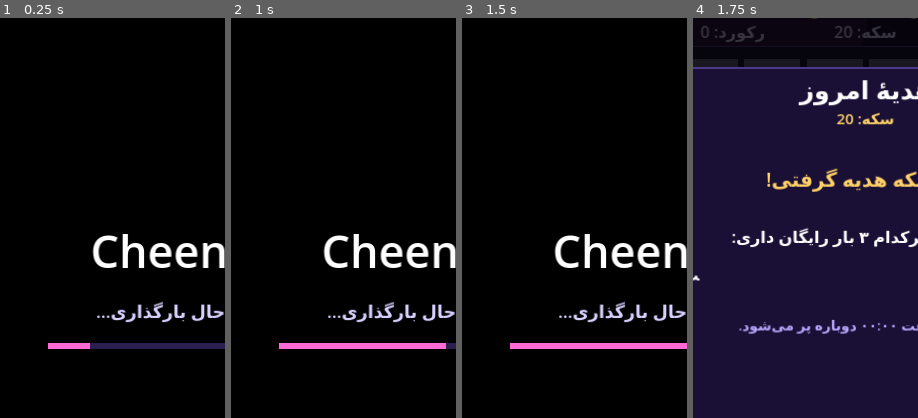
Above: before the commit, frames 1-4 (left to right).
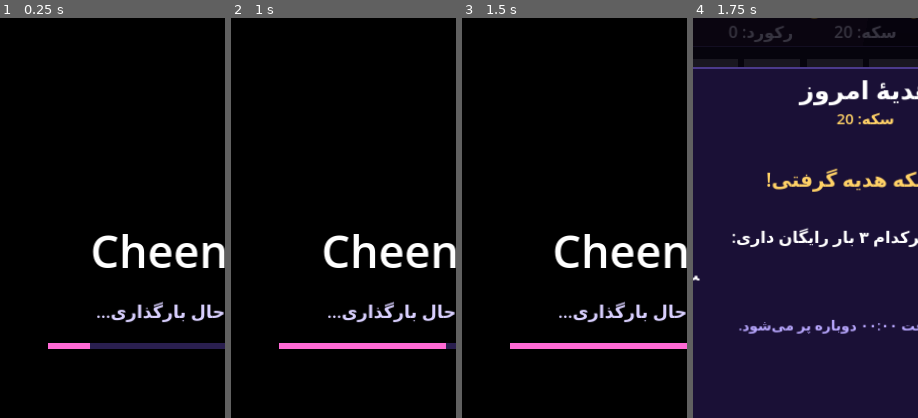
Above: after the commit, the same moments.

Repository: mitvquadiry-cpu/Cheeno
Game: Godot game, scene res://scenes/main.tscn
Two runs of this game, one before a commit and one after it. Both use one fixed random seed, a clock stepped at 60 frames per second and the inputs below.
Inputs (mouse positions are % of the whole screen's width and height, from its top left):
- Up to frame 1 (0.25 s): no input
- Up to frame 2 (1 s): tap Enter at 0.5 s; move the mouse to (72, 45) at 0.52 s; click (72, 45) at 0.67 s
- Up to frame 3 (1.5 s): tap Space at 1.25 s; drag from (30, 55) to (45, 70) at 1.27 s
- Up to frame 4 (1.75 s): no input
The pictures show only the part of the screen within x 12-62%, y 16-66%; the shares and areas given below are measured in that part.

Frames 1-3 are identical in both runs. In frame 4, 0.4% of the frame differs, in the area x 3-44%, y 2-6%.

Commit message:
Add files via upload

Diff:
--- a/game/scripts/api.gd
+++ b/game/scripts/api.gd
@@ -196,3 +196,7 @@
 
 func admin_grant(target: String, amount: int, note: String) -> Dictionary:
 	return await _request("admin/grant", HTTPClient.METHOD_POST, {"target": target, "amount": amount, "note": note})
+
+
+func upload_photo(jpg: PackedByteArray) -> Dictionary:
+	return await _request("photo", HTTPClient.METHOD_POST, {"image": Marshalls.raw_to_base64(jpg)})
--- /dev/null
+++ b/game/scripts/call_audio.gd
@@ -0,0 +1,128 @@
+extends Node
+# انتقال صدا با WebRTC DataChannel (بدون ترک صوتی؛ PCM16 در 16kHz)
+const RATE := 16000
+const CHUNK := 640
+var pc: WebRTCPeerConnection
+var ch: WebRTCDataChannel
+var call_id := 0
+var is_caller := false
+var running := false
+var connected := false
+var cap: AudioEffectCapture
+var mic: AudioStreamPlayer
+var out: AudioStreamPlayer
+var gen: AudioStreamGeneratorPlayback
+var sendbuf := PackedFloat32Array()
+var phase := 0.0
+signal failed
+
+
+func start(id: int, caller: bool) -> bool:
+	call_id = id
+	is_caller = caller
+	if OS.get_name() == "Android":
+		OS.request_permissions()
+	pc = WebRTCPeerConnection.new()
+	var cfg := {"iceServers": [{"urls": ["stun:stun.l.google.com:19302", "stun:stun1.l.google.com:19302"]}]}
+	if pc.initialize(cfg) != OK:
+		return false
+	ch = pc.create_data_channel("a", {"negotiated": true, "id": 1, "ordered": false, "maxRetransmits": 0})
+	if ch == null:
+		return false
+	pc.session_description_created.connect(func(t: String, sdp: String):
+		pc.set_local_description(t, sdp)
+		_send({"k": "sd", "t": t, "s": sdp}))
+	pc.ice_candidate_created.connect(func(m: String, i: int, n: String):
+		_send({"k": "ic", "m": m, "i": i, "n": n}))
+	_setup_audio()
+	running = true
+	if caller:
+		pc.create_offer()
+	_sig_loop()
+	return true
+
+
+func _setup_audio() -> void:
+	var bi := AudioServer.get_bus_index("CallMic")
+	if bi < 0:
+		AudioServer.add_bus()
+		bi = AudioServer.bus_count - 1
+		AudioServer.set_bus_name(bi, "CallMic")
+		AudioServer.set_bus_mute(bi, true)
+		cap = AudioEffectCapture.new()
+		AudioServer.add_bus_effect(bi, cap)
+	else:
+		cap = AudioServer.get_bus_effect(bi, 0)
+	mic = AudioStreamPlayer.new()
+	mic.stream = AudioStreamMicrophone.new()
+	mic.bus = "CallMic"
+	add_child(mic)
+	mic.play()
+	out = AudioStreamPlayer.new()
+	var g := AudioStreamGenerator.new()
+	g.mix_rate = RATE
+	g.buffer_length = 0.4
+	out.stream = g
+	add_child(out)
+	out.play()
+	gen = out.get_stream_playback()
+
+
+func _send(d: Dictionary) -> void:
+	Api.soc_call("sig_send", {"id": call_id, "data": JSON.stringify(d)})
+
+
+func _sig_loop() -> void:
+	while running and is_inside_tree():
+		var r: Dictionary = await Api.soc_call("sig_get", {"id": call_id})
+		if r.ok:
+			for it in r.data.get("items", []):
+				var d = JSON.parse_string(str(it))
+				if d is Dictionary:
+					if d.k == "sd":
+						pc.set_remote_description(d.t, d.s)
+					elif d.k == "ic":
+						pc.add_ice_candidate(d.m, int(d.i), d.n)
+		await get_tree().create_timer(0.7 if not connected else 3.0).timeout
+
+
+func _process(_dt: float) -> void:
+	if not running or pc == null:
+		return
+	pc.poll()
+	if ch.get_ready_state() != WebRTCDataChannel.STATE_OPEN:
+		return
+	connected = true
+	# ارسال
+	var step := float(AudioServer.get_mix_rate()) / RATE
+	var frames := cap.get_buffer(cap.get_frames_available())
+	for f in frames:
+		phase += 1.0
+		if phase >= step:
+			phase -= step
+			sendbuf.append((f.x + f.y) * 0.5)
+	while sendbuf.size() >= CHUNK:
+		var pcm := PackedByteArray()
+		pcm.resize(CHUNK * 2)
+		for i in CHUNK:
+			pcm.encode_s16(i * 2, int(clampf(sendbuf[i] * 1.5, -1.0, 1.0) * 32767.0))
+		sendbuf = sendbuf.slice(CHUNK)
+		ch.put_packet(pcm)
+	# دریافت
+	while ch.get_available_packet_count() > 0:
+		var pk := ch.get_packet()
+		var n := pk.size() / 2
+		if gen.get_frames_available() < n:
+			continue
+		for i in n:
+			var v := float(pk.decode_s16(i * 2)) / 32768.0
+			gen.push_frame(Vector2(v, v))
+
+
+func stop() -> void:
+	running = false
+	if ch:
+		ch.close()
+	if pc:
+		pc.close()
+	queue_free()
--- a/game/scripts/chat_screen.gd
+++ b/game/scripts/chat_screen.gd
@@ -677,6 +677,7 @@
 		_set_status(_err(r2, "تماس برقرار نشد."))
 		return
 	call_id = int(r2.data.get("id", 0))
+	_audio_start(true)
 	_call_ui("در حال زنگ زدن به " + nm + "...", false)
 	_call_loop(true)
 
@@ -690,6 +691,7 @@
 		ac.pressed.connect(func():
 			var r: Dictionary = await Api.soc_call("accept", {"id": call_id})
 			if r.ok:
+				_audio_start(false)
 				_call_ui("تماس برقرار است", false)
 				_call_loop(false)
 			else:
@@ -701,13 +703,11 @@
 	_sbtn(en, Color("#a83255"))
 	en.pressed.connect(func():
 		call_active = false
+		_audio_stop()
 		await Api.soc_call("end", {"id": call_id})
 		_close_popup()
 	)
 	v.add_child(en)
-	var note := _label("توجه: فعلاً فقط وضعیت و هزینه‌ی تماس فعال است؛ انتقال صدا در نسخه‌ی بعد.", 18)
-	note.modulate = Color("#b9a8ff")
-	v.add_child(note)
 
 
 func _call_loop(is_caller: bool) -> void:
@@ -719,6 +719,7 @@
 		var r: Dictionary = await Api.soc_call("tick" if is_caller else "poll", {"id": call_id})
 		if r.ok and r.data.get("state", "") == "ended":
 			call_active = false
+			_audio_stop()
 			_close_popup()
 			_set_status("تماس تمام شد.")
 
@@ -732,3 +733,22 @@
 		if r.ok and r.data.get("call", null) != null:
 			call_id = int(r.data.call.id)
 			_call_ui("تماس از " + str(r.data.call.from), true)
+
+
+var audio: Node
+
+
+func _audio_start(caller: bool) -> void:
+	_audio_stop()
+	audio = load("res://scripts/call_audio.gd").new()
+	add_child(audio)
+	if not audio.start(call_id, caller):
+		_set_status("مکالمه‌ی صوتی روی این دستگاه پشتیبانی نمی‌شود.")
+		audio.queue_free()
+		audio = null
+
+
+func _audio_stop() -> void:
+	if audio and is_instance_valid(audio):
+		audio.stop()
+	audio = null
--- a/game/scripts/main.gd
+++ b/game/scripts/main.gd
@@ -523,6 +523,8 @@
 					Save.avatar = i
 					if Api.token != "":
 						Api.set_profile(i)
+			if Api.token != "" and Rect2(Vector2(110, 660), Vector2(500, 64)).has_point(p):
+				_pick_photo()
 			if Api.token != "" and Rect2(Vector2(110, 750), Vector2(500, 64)).has_point(p):
 				panel = "name"
 				name_text = ""
@@ -1537,7 +1539,7 @@
 	var nm := "مهمان (لمس کن)" if Api.token == "" else account_name
 	draw_string(f, Vector2(0, 195), nm, HORIZONTAL_ALIGNMENT_CENTER, 720, 24, Color("#ffd166"))
 	var col := Color("#d9d0ff")
-	draw_string(f, Vector2(95, 232), "رکورد: %d" % maxi(Save.best_score, account_best), HORIZONTAL_ALIGNMENT_LEFT, 240, 26, col)
+	draw_string(f, Vector2(140, 232), "رکورد: %d" % maxi(Save.best_score, account_best), HORIZONTAL_ALIGNMENT_LEFT, 240, 26, col)
 	draw_string(f, Vector2(0, 232), "سکه: %d" % _coins(), HORIZONTAL_ALIGNMENT_CENTER, 720, 26, col)
 	draw_string(f, Vector2(420, 232), "امتیاز: %d" % score, HORIZONTAL_ALIGNMENT_RIGHT, 240, 26, col)
 
@@ -1684,6 +1686,9 @@
 			draw_circle(Vector2(s.position.x + s.size.x * Save.volume, s.position.y + 20), 24, Color.WHITE)
 		"profile":
 			_draw_avatar(Vector2(360, 440), 50)
+			if Api.token != "":
+				draw_rect(Rect2(Vector2(110, 660), Vector2(500, 64)), Color("#1f8a55"), true)
+				draw_string(f, Vector2(110, 703), "عکس پروفایل (۵۰۰ سکه)", HORIZONTAL_ALIGNMENT_CENTER, 500, 26, Color.WHITE)
 			draw_string(f, Vector2(0, 540 - 70), "", HORIZONTAL_ALIGNMENT_CENTER, 720, 10)
 			for i in AVATARS.size():
 				var c := Vector2(110 + i * 95, 540)
@@ -1768,3 +1773,35 @@
 	layer.add_child(scr)
 	scr.tree_exited.connect(func(): layer.queue_free())
 	add_child(layer)
+
+
+func _pick_photo() -> void:
+	if OS.get_name() == "Android":
+		OS.request_permissions()
+	var fd := FileDialog.new()
+	fd.access = FileDialog.ACCESS_FILESYSTEM
+	fd.file_mode = FileDialog.FILE_MODE_OPEN_FILE
+	fd.filters = PackedStringArray(["*.jpg, *.jpeg, *.png ; Images"])
+	fd.use_native_dialog = false
+	fd.current_dir = "/storage/emulated/0/DCIM" if OS.get_name() == "Android" else OS.get_system_dir(OS.SYSTEM_DIR_PICTURES)
+	fd.size = Vector2i(680, 900)
+	fd.file_selected.connect(_photo_chosen)
+	fd.canceled.connect(fd.queue_free)
+	add_child(fd)
+	fd.popup_centered()
+
+
+func _photo_chosen(path: String) -> void:
+	var img := Image.load_from_file(path)
+	if img == null or img.is_empty():
+		return
+	var m := maxi(img.get_width(), img.get_height())
+	if m > 512:
+		var k := 512.0 / m
+		img.resize(int(img.get_width() * k), int(img.get_height() * k))
+	var jpg := img.save_jpg_to_buffer(0.85)
+	var r: Dictionary = await Api.upload_photo(jpg)
+	if r.ok:
+		account_balance = int(r.data.get("balance", account_balance))
+	elif r.code == 402:
+		_need_coins(500)
